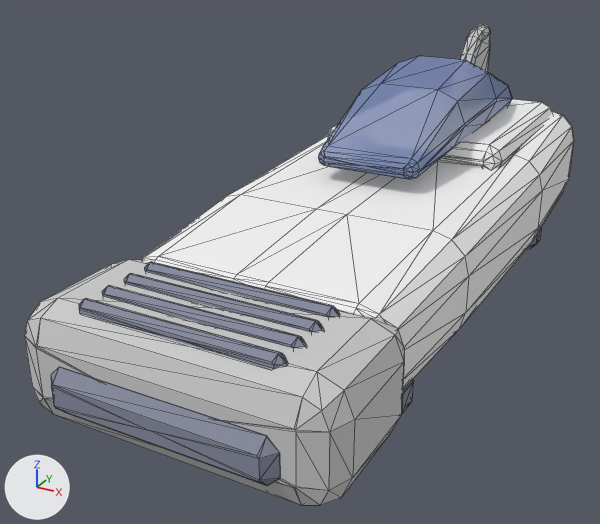
A saved change to the OBJ model sdcard/apps/cosmozoom.app/models/hull_whale.obj.
The view is the same before and after, from a camera (50 mm lens) standing at (1.63, -3.87, 2.07) and looking at (-0.25, -0.46, 0.36). The axes (+X, +Y, +Z) are drawn at lower left. The lights are the same throughout. The picture after the commit comes second. Mesh edges are drawn as thin lines. Where no turn or scale is listed for an object, it has been applied to the vertices.

In view in the first picture: 'hull_whale'.
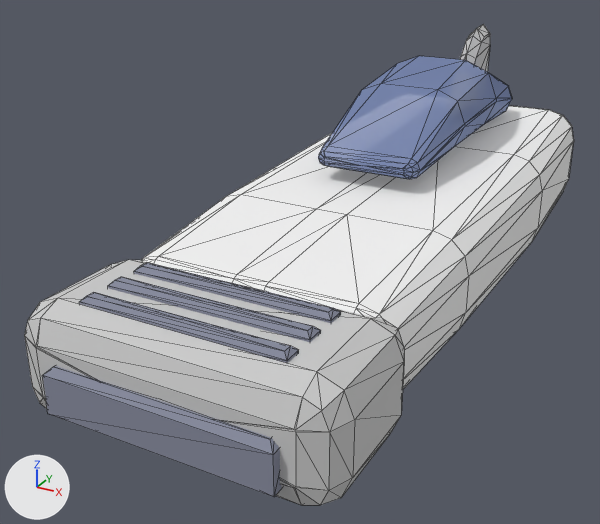
Boxes (x1, y1, x2, y2) around the edits, measured in the pictures (600 x 524 px):
part 1 of me_hull_whale, rebuilt: before (144, 262, 340, 317); after (134, 263, 341, 323)
part 2 of me_hull_whale, rebuilt: before (124, 273, 324, 332); after (108, 277, 321, 342)
part 3 of me_hull_whale, rebuilt: before (79, 298, 288, 369); after (79, 292, 299, 363)
part 4 of me_hull_whale, rebuilt (10% taller): before (51, 367, 280, 486); after (42, 366, 282, 497)
part 5 of me_hull_whale, deleted: before (102, 99, 553, 414)
part 6 of me_hull_whale, cut back: before (460, 24, 490, 64); after (460, 24, 489, 64)

What changed in the scene script:
```text
Change me_hull_whale:
    used by ob_hull_whale; location = (0.0, 0.0, 0.0)
    remove me_hull_whale.from_pydata(...)  # 762 vertices, 1468 faces; spans x -0.7..0.7, y -2.0..1.67, z 0.02..1.31
    add me_hull_whale.from_pydata(...)  # 446 vertices, 860 faces; spans x -0.7..0.7, y -1.99..1.67, z 0.15..1.31
    me_hull_whale part 1: the loose piece of 34 vertices spanning x -0.45..0.45, y -1.46..-1.38, z 0.62..0.69 is rebuilt with 14 vertices and now spans x -0.45..0.45, y -1.49..-1.41, z 0.6..0.69
    me_hull_whale part 2: the loose piece of 34 vertices spanning x -0.45..0.45, y -1.59..-1.51, z 0.62..0.69 is rebuilt with 14 vertices and now spans x -0.45..0.45, y -1.65..-1.57, z 0.6..0.69
    me_hull_whale part 3: the loose piece of 34 vertices spanning x -0.45..0.45, y -1.85..-1.77, z 0.62..0.69 is rebuilt with 14 vertices and now spans x -0.45..0.45, y -1.81..-1.73, z 0.6..0.69
    me_hull_whale part 4: the loose piece of 34 vertices spanning x -0.5..0.5, y -2.0..-1.9, z 0.26..0.46 is rebuilt with 14 vertices and now spans x -0.5..0.5, y -1.99..-1.9, z 0.26..0.46
    me_hull_whale part 5: 6 loose pieces with 212 vertices, spanning x -0.6..0.6, y -1.72..1.6, z 0.02..0.86, are deleted
    me_hull_whale part 6
    24 vertices are removed from x -0.04..0.04, y 1.04..1.61, z 0.81..1.3
    96 faces are deleted
    48 new faces join them, mat_paint2 (light grey #cbcbcb)
```
